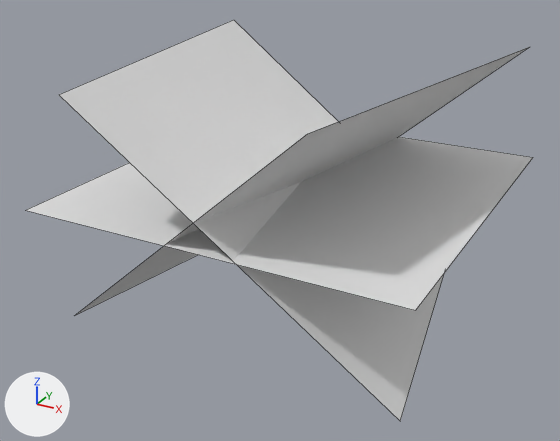
What one commit did to the Blender file UnityComputeShaders - complete/Assets/Models/blender/grassclump.blend.
The view is the same before and after, from a 50 mm lens placed at (0.178, -0.347, 0.148), pointed at (-0.006, -0.013, -0.019). Lighting does not change. The marker at lower left points along +X, +Y and +Z. Mesh edges are drawn as thin lines.

Script lines for the objects in view, before the commit:
```python
me_grass = bpy.data.meshes.new('Grass')
me_grass.from_pydata(...)  # 12 vertices, 3 faces; spans x -0.1..0.1, y -0.112..0.112, z -0.065..0.066
ob_grass = bpy.data.objects.new('Grass', me_grass)
ob_grass.location = (0.0, 0.0, 0.0)
```
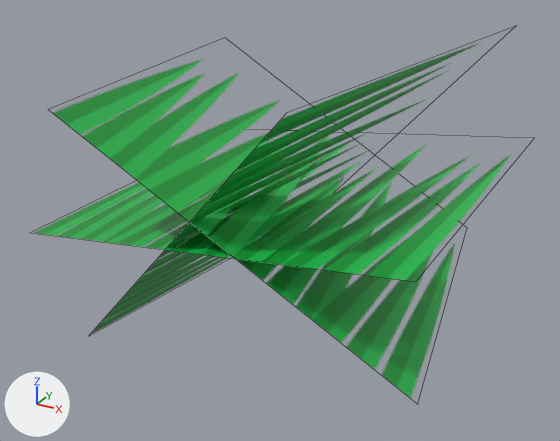
Scene script edits in JSON lines:
```json
{"op": "add", "block": "img_grass_png", "code": ["img_grass_png = load_image('grass.png', '../../Textures/grass.png', 256, 256, 'sRGB')"]}
{"op": "add", "block": "mat_material", "code": ["mat_material = bpy.data.materials.new('Material')", "# uses the picture img_grass_png"]}
{"block": "me_grass", "where": "me_grass.from_pydata(...)  # 12 vertices, 3 faces; spans x -0.1..0.1, y -0.112..0.112, z -0.065..0.066"}
{"op": "add", "block": "me_grass", "code": "me_grass.materials.append(mat_material)"}
{"op": "set", "path": "ob_grass.rotation_euler", "old": "(0.0, 0.0, 0.0)", "new": "(0.0, -0.119, 0.0)", "note": "degrees (0, 0, 0) -> degrees (0, -6.8, 0)"}
```

Boxes [x1, y1, x2, y2] around the edits, measured in the pictures (560 x 441 px):
```json
{"object": "Grass", "change": "recoloured, turned", "before": [26, 20, 533, 421], "after": [34, 43, 510, 398], "on screen": "grey to green"}
```
